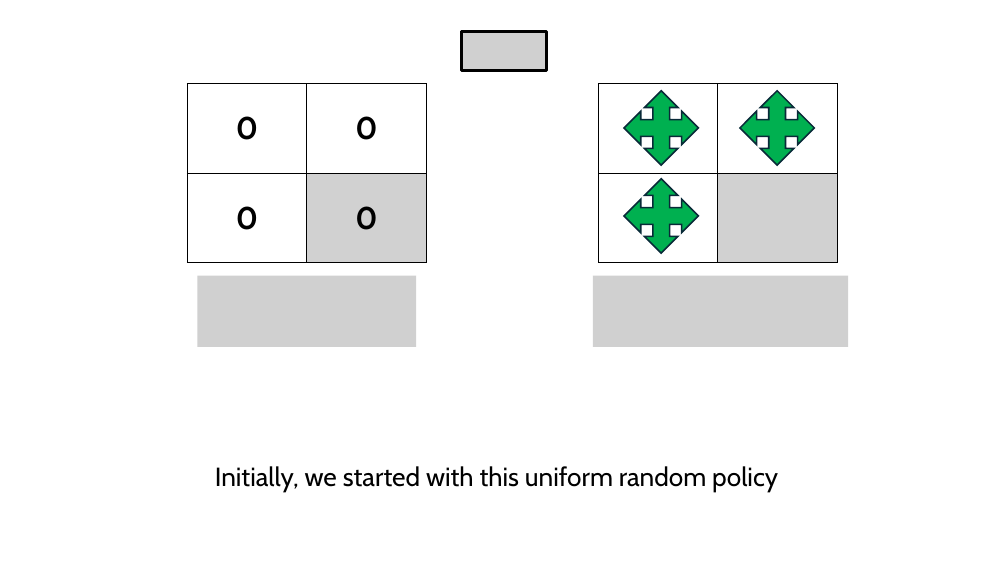
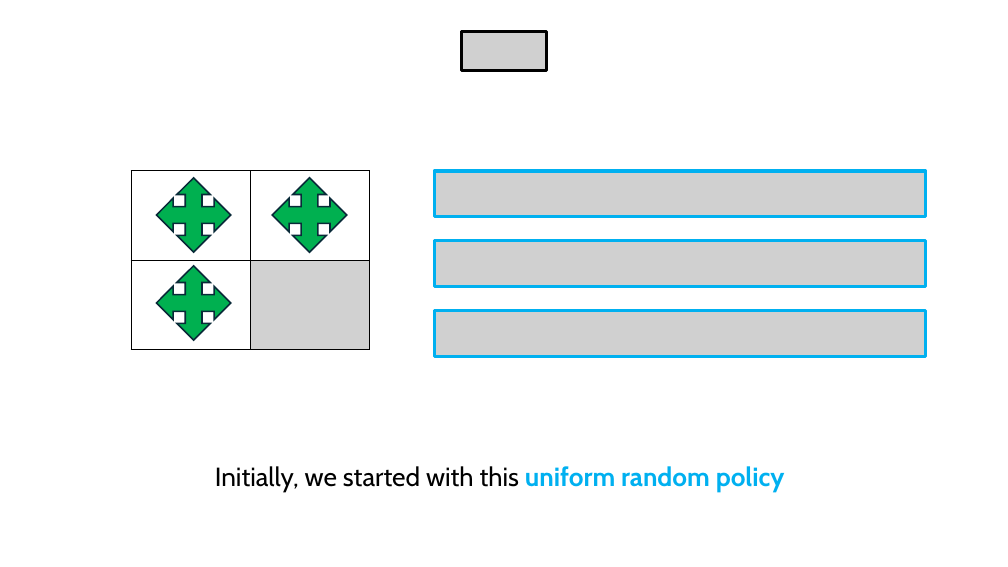
Before and after one commit to robitussin/CCRNFLRL, a slide deck: slide 95 of 3 - Planning by Dynamic Programming/Planning by Dynamic Programming(new).pptx. Drawn at 1008x567 pixels with LibreOffice and Linux fonts; fonts in the diff are those of the drawing; grey boxes stand for pictures. Boxes give left, top, right and bottom in pixels: in the first picture for what was removed or moved away, otherwise in the second. Text is boxed around its words. In the diff, an @@ line names an element or a change of style, - is before the commit and + after.

```diff
--- a/3 - Planning by Dynamic Programming/Planning by Dynamic Programming(new).pptx
+++ b/3 - Planning by Dynamic Programming/Planning by Dynamic Programming(new).pptx
@@ table removed at bbox=[188, 84, 426, 262], 2 rows, 2 columns @@
-0 | 0
-0 | 0
@@ table: place and size @@
-table at bbox=[599, 84, 838, 262]
+table at bbox=[131, 171, 370, 349]
@@ quad arrow: place and size @@
-quad arrow at bbox=[624, 91, 698, 165]
+quad arrow at bbox=[157, 178, 231, 252]
@@ quad arrow: place and size @@
-quad arrow at bbox=[740, 91, 814, 165]
+quad arrow at bbox=[272, 178, 346, 252]
@@ picture added at bbox=[434, 171, 926, 217] @@
@@ quad arrow: place and size @@
-quad arrow at bbox=[624, 178, 698, 253]
+quad arrow at bbox=[157, 266, 231, 340]
@@ picture added at bbox=[434, 241, 926, 287] @@
@@ picture removed at bbox=[197, 276, 416, 347] @@
@@ picture removed at bbox=[593, 276, 848, 347] @@
@@ picture added at bbox=[434, 311, 926, 357] @@
@@ text "Initially, we started with this ..." at bbox=[215, 466, 785, 492]: text colour #000000 to #00B0F0, bold on in "uniform random policy" @@
```
Also in this commit, not shown: 12 other slides changed, 7 slides added, 5 slides removed.
